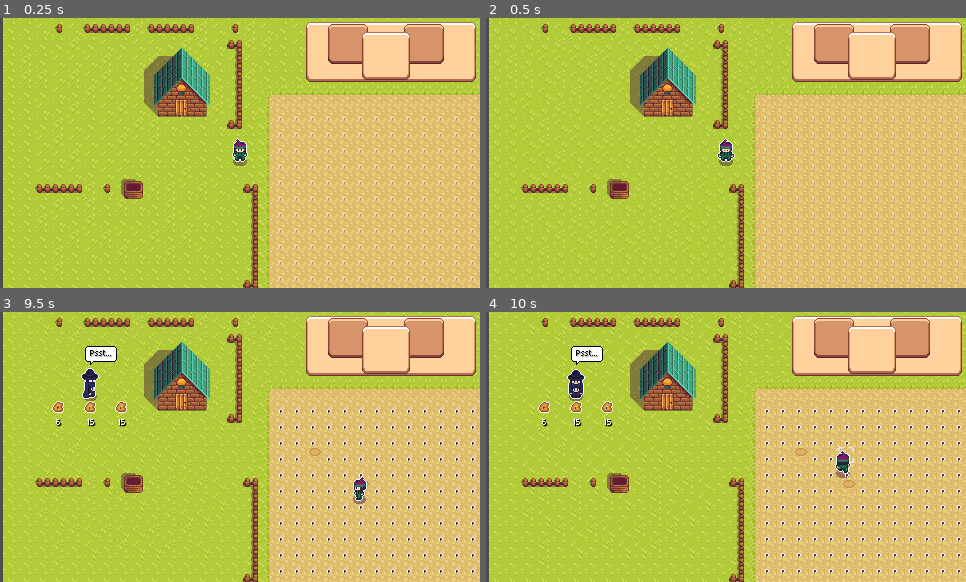
Above: before the commit, frames 1-4 (two rows, left to right).
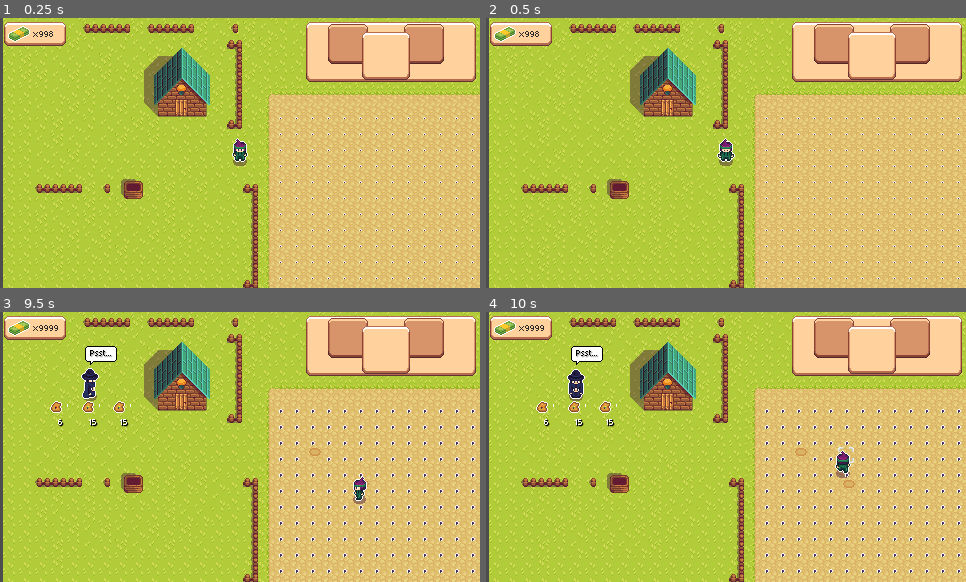
Above: after the commit, the same moments.

Repository: Jukaio/GGJ2024
Game: Godot game, scene res://scenes/entry_point.tscn
Two runs of this game, one before a commit and one after it. Both use one fixed random seed, a clock stepped at 60 frames per second and the inputs below.
Inputs:
- Up to frame 1 (0.25 s): no input
- Up to frame 2 (0.5 s): no input
- Up to frame 3 (9.5 s): tap Enter (Start) at 0.5, 0.6, 2.3, 2.85, 4.25, 4.55, 5.85, 6.8, 8.1, 9.05 s; hold D (right) 0.53-1.28 s; tap E (inv_next) at 0.8, 1.35, 3.05, 4.35, 5.3, 6.6, 7.55 s; hold S (down) 1.28-2.03 s; tap Q (inv_prev) at 1.55, 2.1, 3.8, 5.1, 6.05, 7.35, 8.3 s; hold D (right) 2.03-2.78 s; hold W (up) 2.78-3.53 s; hold A (left) 3.53-5.03 s; tap Space (interact) at 3.6, 8.85 s; hold S (down) 5.03-5.78 s; hold D (right) 5.78-6.53 s; hold W (up) 6.53-7.28 s; hold D (right) 7.28-8.03 s; hold S (down) 8.03-8.78 s; hold A (left) from 8.78 s (still down)
- Up to frame 4 (10 s): release A (left) at 9.53 s; hold W (up) from 9.53 s (still down); tap E (inv_next) at 9.6 s

The runs differ from the first frame. In frame 1, 1.1% of the frame differs, in the area x 0-14%, y 1-11%; in frame 2, 1.1%; in frame 3, 1.5%, in the area x 0-28%, y 1-43%; in frame 4, 1.5%.

Commit message:
add money ui

Diff:
--- a/scenes/ui_canvas_layer.tscn
+++ b/scenes/ui_canvas_layer.tscn
@@ -1,13 +1,15 @@
-[gd_scene load_steps=6 format=3 uid="uid://d22g6rpmpao2e"]
+[gd_scene load_steps=7 format=3 uid="uid://d22g6rpmpao2e"]
 
 [ext_resource type="Script" path="res://scripts/UI.gd" id="1_83ydr"]
 [ext_resource type="Texture2D" uid="uid://b844hqqnsenbc" path="res://textures/buttons free.png" id="2_hv1n6"]
 [ext_resource type="Texture2D" uid="uid://ckaavsdn2d5qe" path="res://textures/base free.png" id="4_4nijn"]
 [ext_resource type="Texture2D" uid="uid://ci0nemkkasqiu" path="res://textures/gui_free.png" id="4_sucp4"]
 [ext_resource type="Texture2D" uid="uid://dygh2vf2flars" path="res://sprites/Mushroom_Inventory.png" id="5_pqwk4"]
-
-[node name="UICanvasLayer" type="CanvasLayer" node_paths=PackedStringArray("hotbar_slots")]
+[ext_resource type="FontFile" uid="uid://cyescrgav85ig" path="res://fonts/AsepriteFont.ttf" id="5_yrnwt"]
+
+[node name="UICanvasLayer" type="CanvasLayer" node_paths=PackedStringArray("money_text", "hotbar_slots")]
 script = ExtResource("1_83ydr")
+money_text = NodePath("AspectRatioContainer/VBoxContainer/Top Half/HBoxContainer/Top Left/MarginContainer/Panel/MoneyText")
 hotbar_slots = [NodePath("AspectRatioContainer/VBoxContainer/Top Half/HBoxContainer/Top Right/MarginContainer/NinePatch …(300 unchanged characters)…
 
 [node name="MainMenu" type="AspectRatioContainer" parent="."]
@@ -97,6 +99,53 @@
 [node name="Top Left" type="MarginContainer" parent="AspectRatioContainer/VBoxContainer/Top Half/HBoxContainer"]
 layout_mode = 2
 size_flags_horizontal = 3
+
+[node name="MarginContainer" type="MarginContainer" parent="AspectRatioContainer/VBoxContainer/Top Half/HBoxContainer/Top Left"]
+layout_mode = 2
+theme_override_constants/margin_top = 0
+theme_override_constants/margin_right = 172
+theme_override_constants/margin_bottom = 100
+
+[node name="Panel2" type="Panel" parent="AspectRatioContainer/VBoxContainer/Top Half/HBoxContainer/Top Left/MarginContainer"]
+self_modulate = Color(0, 0, 0, 0)
+layout_mode = 2
+
+[node name="NinePatchRect" type="NinePatchRect" parent="AspectRatioContainer/VBoxContainer/Top Half/HBoxContainer/Top Left/MarginContainer/Panel2"]
+layout_mode = 2
+offset_right = 62.0
+offset_bottom = 24.0
+size_flags_horizontal = 3
+size_flags_vertical = 3
+texture = ExtResource("4_4nijn")
+region_rect = Rect2(9, 9, 30, 30)
+patch_margin_left = 4
+patch_margin_top = 4
+patch_margin_right = 4
+patch_margin_bottom = 4
+
+[node name="Sprite2D" type="Sprite2D" parent="AspectRatioContainer/VBoxContainer/Top Half/HBoxContainer/Top Left/MarginContainer/Panel2/NinePatchRect"]
+position = Vector2(15, 11.9983)
+texture = ExtResource("5_pqwk4")
+region_enabled = true
+region_rect = Rect2(52, 31, 24, 18)
+
+[node name="Panel" type="Panel" parent="AspectRatioContainer/VBoxContainer/Top Half/HBoxContainer/Top Left/MarginContainer"]
+self_modulate = Color(0, 0, 0, 0)
+layout_mode = 2
+
+[node name="MoneyText" type="RichTextLabel" parent="AspectRatioContainer/VBoxContainer/Top Half/HBoxContainer/Top Left/MarginContainer/Panel"]
+layout_mode = 2
+offset_left = 29.0
+offset_top = 3.99832
+offset_right = 62.0
+offset_bottom = 33.9983
+theme_override_colors/default_color = Color(0.160784, 0.160784, 0.160784, 1)
+theme_override_constants/shadow_offset_x = 2
+theme_override_constants/shadow_offset_y = 2
+theme_override_constants/shadow_outline_size = 7
+theme_override_fonts/normal_font = ExtResource("5_yrnwt")
+text = "x998
+"
 
 [node name="Top Right" type="MarginContainer" parent="AspectRatioContainer/VBoxContainer/Top Half/HBoxContainer"]
 layout_mode = 2
@@ -137,7 +186,7 @@
 position = Vector2(20, 20)
 scale = Vector2(2, 2)
 texture = ExtResource("5_pqwk4")
-hframes = 4
+hframes = 5
 vframes = 5
 frame = 6
 
@@ -158,7 +207,7 @@
 position = Vector2(20, 20)
 scale = Vector2(2, 2)
 texture = ExtResource("5_pqwk4")
-hframes = 4
+hframes = 5
 vframes = 5
 frame = 2
 
@@ -179,7 +228,7 @@
 position = Vector2(24, 24.0003)
 scale = Vector2(2, 2)
 texture = ExtResource("5_pqwk4")
-hframes = 4
+hframes = 5
 vframes = 5
 frame = 10
 
--- a/scripts/UI.gd
+++ b/scripts/UI.gd
@@ -1,6 +1,7 @@
 class_name UI extends CanvasLayer
 
 @onready var MainMenuUI : Control = $MainMenu
+@export var money_text : RichTextLabel
 
 @export var hotbar_slots:Array[Sprite2D]
 
@@ -9,6 +10,11 @@
 var hState:int
 
 func rotl():
+	if inventory.size() == 2:
+		var temp = inventory[0]
+		inventory[0] = inventory[1]
+		inventory[1] = temp
+
 	if inventory.size() <= 2:
 		return
 
@@ -19,8 +25,14 @@
 	inventory[-1] = temp
 
 func rotr():
+	if inventory.size() == 2:
+		var temp = inventory[0]
+		inventory[0] = inventory[1]
+		inventory[1] = temp
+
 	if inventory.size() <= 2:
 		return
+
 
 	var temp = inventory.back()
 	for i in range(inventory.size()-1, 0, -1):
@@ -59,8 +71,9 @@
 		else:
 			hotbar_slots[i].visible = false
 
-	pass
+func set_money_text(value : int):
 
+	money_text.text = "x%d" % min(value, 9999)
 
 var last = 3
 # Called every frame. 'delta' is the elapsed time since the previous frame.
@@ -70,12 +83,9 @@
 	if Input.is_action_just_pressed("inv_next"):
 		rotr()
 
-	#if Input.is_action_just_pressed("Start"):
-	#	add_item(last, 1)
-	#	last = (last + 1) % 10
-
-	#if Input.is_action_just_pressed("left"):
-	#	try_remove_equipped_item()
+	if Input.is_action_just_pressed("Start"):
+		set_money_text(last)
+		last = last * 7
 
 	var new_state = hash(inventory)
 	if new_state != hState:
Binary file changed: sprites/Mushroom_Inventory.png
